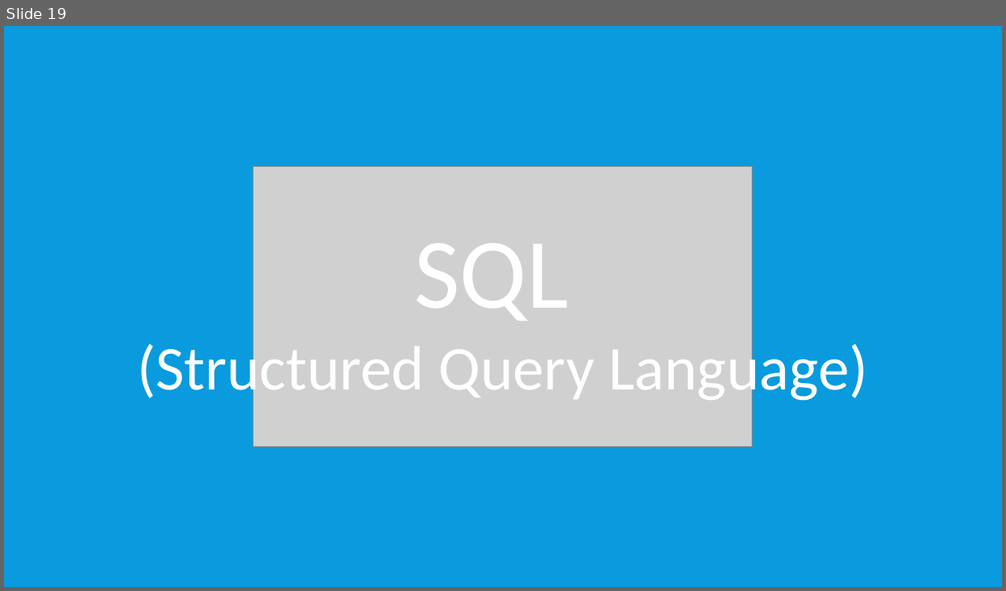
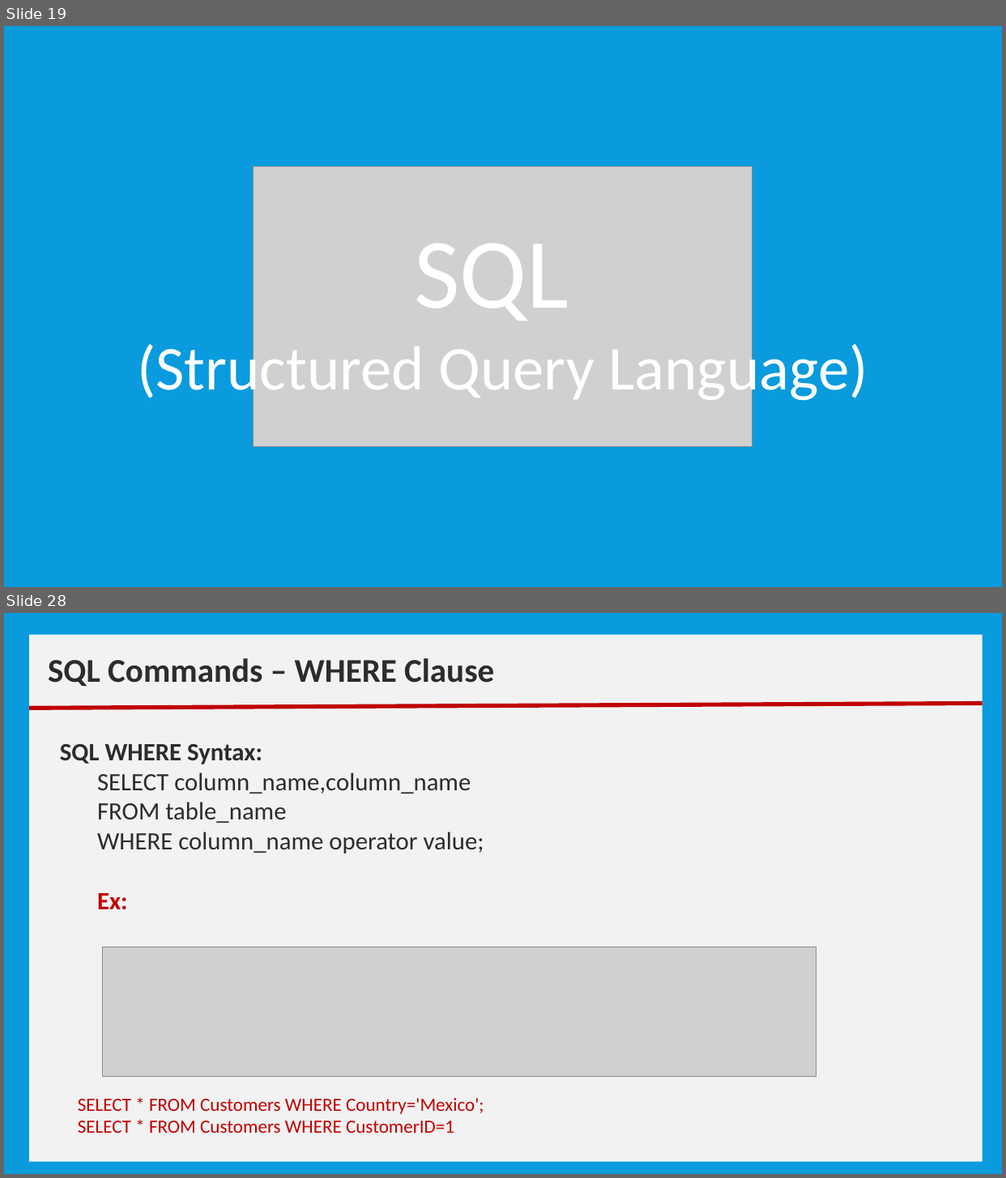
Before and after one commit to nmsgit1234/TechnicalDocs, a slide deck: training/core_java/12_Training_CoreJava_Datbase_Fundamentals.pptx. Shown one above the other, each under a label of ours: slide 19 before the commit, slides 19 and 28 after it; the slides between them are not shown. The pictures are 1006x591 and 1006x1178 pixels, drawn with LibreOffice and Linux fonts; fonts in the diff are those of the drawing; grey boxes stand for pictures. Boxes give left, top, right and bottom in pixels: in the first picture for what was removed or moved away, otherwise in the second. Text is boxed around its words. In the diff, an @@ line names an element or a change of style, - is before the commit and + after.

```diff
--- a/training/core_java/12_Training_CoreJava_Datbase_Fundamentals.pptx
+++ b/training/core_java/12_Training_CoreJava_Datbase_Fundamentals.pptx
@@ slide 28 added at [4, 613, 1002, 1174], background #099BDD @@
@@ rectangle added at [29, 635, 982, 1162], fill #F2F2F2 @@
@@ text added at [48, 658, 494, 686], 32 pt, text #2C2C2C, bold @@
+SQL Commands – WHERE Clause
@@ line added from (29, 708) to (982, 704), #C00000 4 pt @@
@@ text added at [60, 744, 484, 909], 24 pt, text #2C2C2C @@
+SQL WHERE Syntax:
+  SELECT column_name,column_name
+  FROM table_name
+  WHERE column_name operator value;
+  Ex:
@@ picture added at [103, 947, 816, 1077] @@
@@ text added at [78, 1098, 484, 1133], 18 pt, text #C00000 @@
+SELECT * FROM Customers WHERE Country='Mexico';
+SELECT * FROM Customers WHERE CustomerID=1
```
Also in this commit, not shown: 1 slide changed, 27 other slides added, 16 slides removed, 1 other file.
